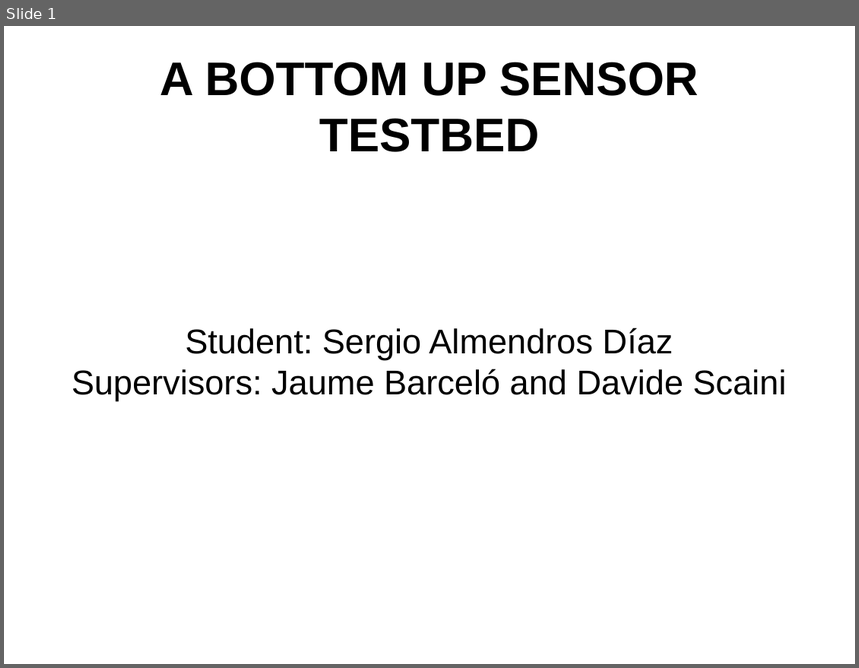
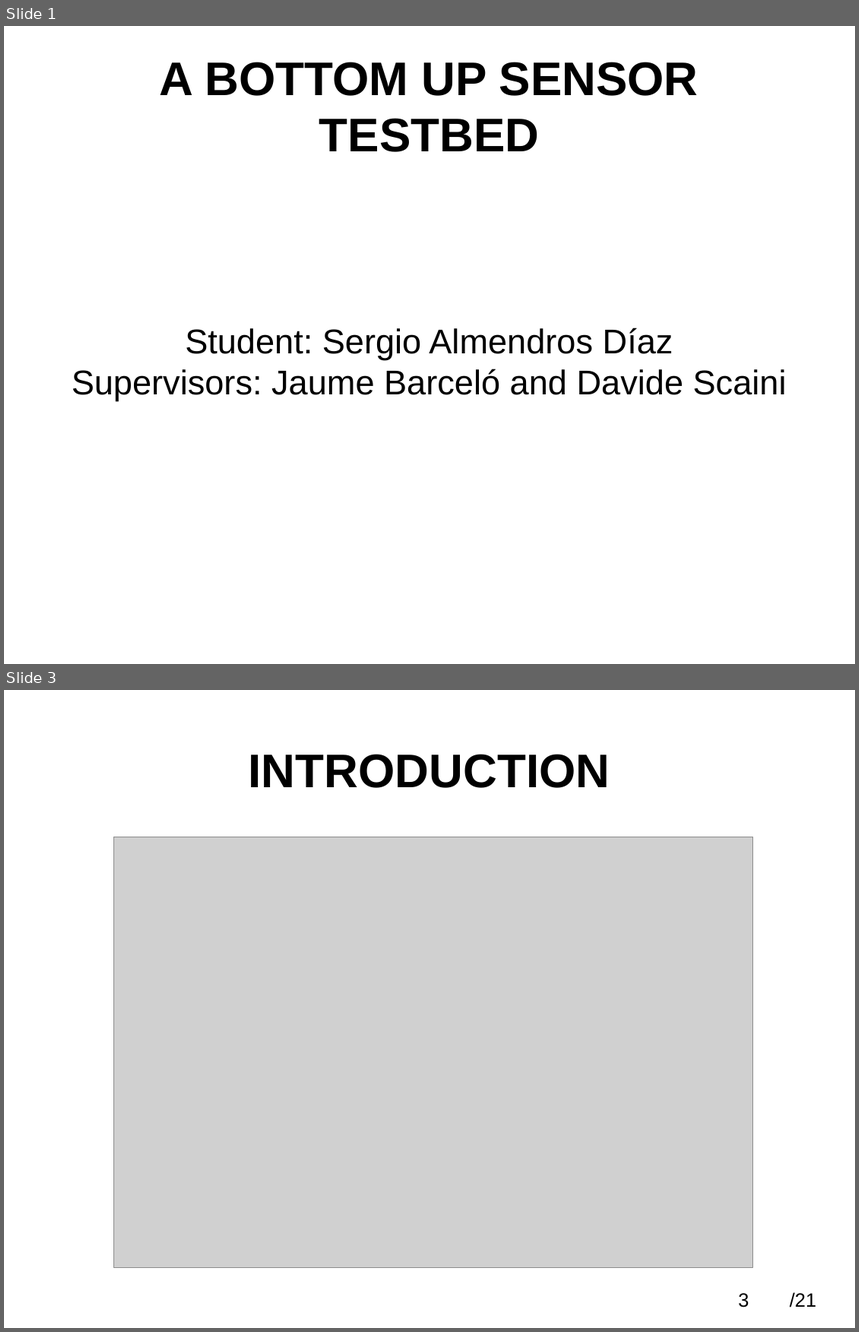
Before and after one commit to SergioAlmendros/A-bottom-up-sensor-testbed, a slide deck: Presentation/presentation2.odp. Shown one above the other, each under a label of ours: slide 1 before the commit, slides 1 and 3 after it; the slides between them are not shown. The pictures are 859x668 and 859x1332 pixels, drawn with LibreOffice and Linux fonts; fonts in the diff are those of the drawing; grey boxes stand for pictures. Boxes give left, top, right and bottom in pixels: in the first picture for what was removed or moved away, otherwise in the second. Text is boxed around its words. In the diff, an @@ line names an element or a change of style, - is before the commit and + after.

```diff
--- a/Presentation/presentation2.odp
+++ b/Presentation/presentation2.odp
@@ slide 3 added at (x1=4, y1=690, x2=855, y2=1328), background #FFFFFF @@
@@ title added at (x1=249, y1=754, x2=610, y2=788), 44 pt, text #000000, bold @@
+INTRODUCTION
@@ picture added at (x1=113, y1=837, x2=753, y2=1268) @@
@@ page number added at (x1=738, y1=1293, x2=749, y2=1308), 18 pt, text #000000 @@
+3
@@ text added at (x1=790, y1=1293, x2=816, y2=1308), 18 pt, text #000000 @@
+/21
```
Also in this commit, not shown: 15 slides changed, 4 other slides added, 5 slides removed, 7 other files.
